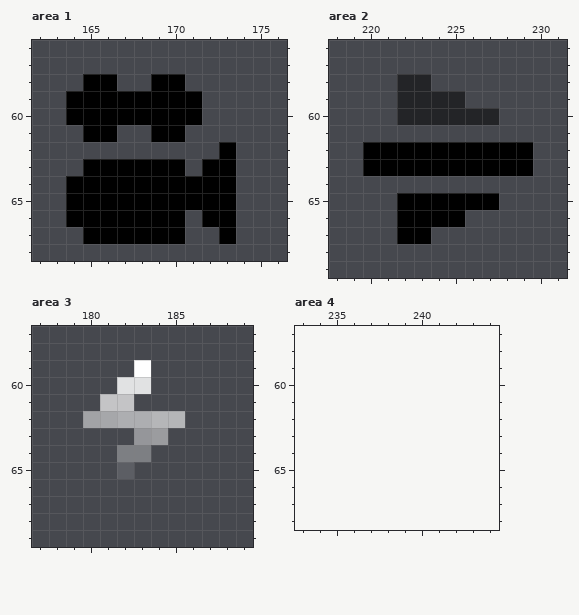
File history of a pixel-art file, RhythmBase.View/Assets/assets.ase. Above: the version before the commit.
232x160 pixels, 1 frame. Pixels under 10% opacity are left out. Colours within 5 levels of each other are drawn and written as one. Shown: area 1: x 162..176, y 56..68; area 2: x 218..231, y 56..69; area 3: x 177..189, y 57..69; area 4: x 233..244, y 57..68. The old version is drawn lined up with the new one, on the new canvas. The commit also changed other parts of the picture, which this record leaves out.
New version:
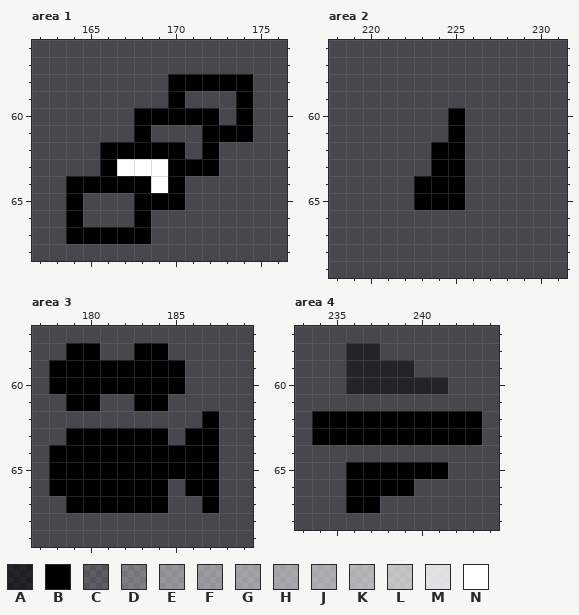
Palette (. is transparent): A #0000007f  B #000000  C #ffffff1f  D #ffffff4c  E #ffffff6d  F #ffffff75  G #ffffff7f  H #ffffff85  J #ffffff8e  K #ffffff99  L #ffffffad  M #ffffffd6  N #ffffff
What changed:
canvas 232x160 -> 327x160
--- area 1
@@ x 162..176 @@
 57 ...............
-58 ...BB..BB......
-59 ..BBBBBBBB.....
-60 ..BBBBBBBB.....
-61 ...BB..BB......
-62 ...........B...
-63 ...BBBBBB.BB...
-64 ..BBBBBBBBBB...
-65 ..BBBBBBBBBB...
-66 ..BBBBBBB.BB...
-67 ...BBBBBB..B...
+58 ........BBBBB..
+59 ........B...B..
+60 ......BBBBB.B..
+61 ......B...BBB..
+62 ....BBBBB.B....
+63 ....BNNNBBB....
+64 ..BBBBBNB......
+65 ..B...BBB......
+66 ..B...B........
+67 ..BBBBB........
 68 ...............
--- area 2
@@ x 218..231 @@
 57 ..............
-58 ....AA........
-59 ....AAAA......
-60 ....AAAAAA....
-61 ..............
-62 ..BBBBBBBBBB..
-63 ..BBBBBBBBBB..
-64 ..............
-65 ....BBBBBB....
-66 ....BBBB......
-67 ....BB........
+58 ..............
+59 ..............
+60 .......B......
+61 .......B......
+62 ......BB......
+63 ......BB......
+64 .....BBB......
+65 .....BBB......
+66 ..............
+67 ..............
 68 ..............
--- area 3
@@ x 177..189 @@
 57 .............
-58 .............
-59 ......N......
-60 .....MM......
-61 ....LL.......
-62 ...GHJJKK....
-63 ......EF.....
-64 .....DD......
-65 .....C.......
-66 .............
-67 .............
+58 ..BB..BB.....
+59 .BBBBBBBB....
+60 .BBBBBBBB....
+61 ..BB..BB.....
+62 ..........B..
+63 ..BBBBBB.BB..
+64 .BBBBBBBBBB..
+65 .BBBBBBBBBB..
+66 .BBBBBBB.BB..
+67 ..BBBBBB..B..
 68 .............
--- area 4
@@ x 233..244 @@
 57 ............
-58 ............
-59 ............
-60 ............
+58 ...AA.......
+59 ...AAAA.....
+60 ...AAAAAA...
 61 ............
-62 ............
-63 ............
+62 .BBBBBBBBBB.
+63 .BBBBBBBBBB.
 64 ............
-65 ............
-66 ............
-67 ............
+65 ...BBBBBB...
+66 ...BBBB.....
+67 ...BB.......
 68 ............
Where, in picture pixels (left, top, right, bottom), the same in both pictures:
changed: (66, 74, 253, 244)
changed: (363, 74, 533, 244)
changed: (49, 343, 219, 513)
added: (312, 343, 482, 513)
